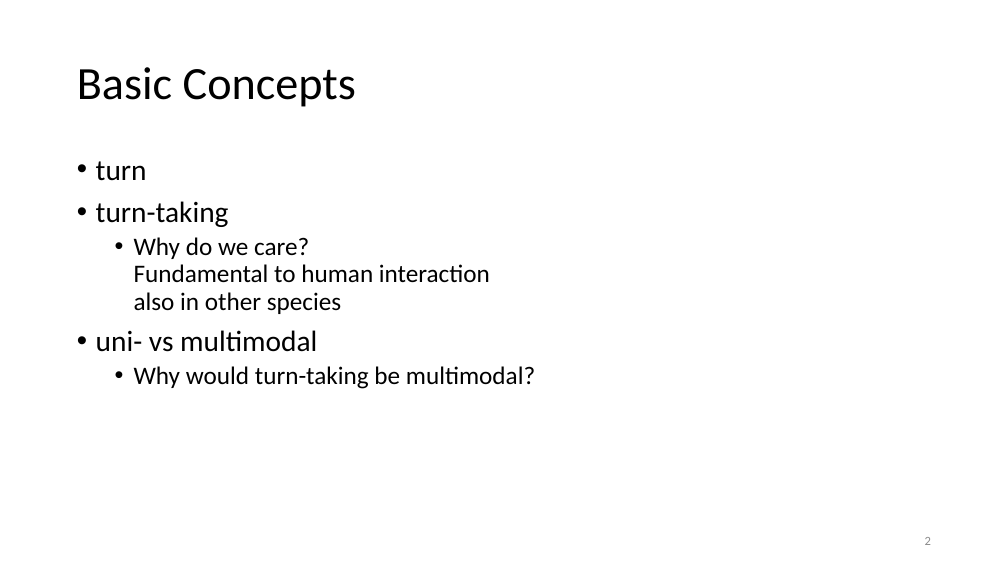
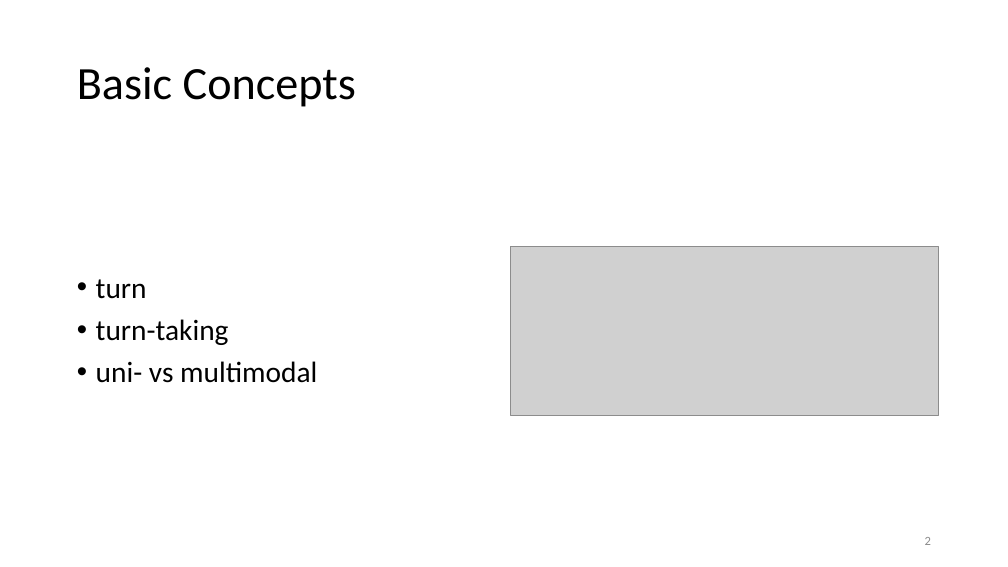
Before and after one commit to prestoaghitato/BA_thesis, a slide deck: slide 2 of tex/beamer_dummy.pptx. Drawn at 1008x567 pixels with LibreOffice and Linux fonts; fonts in the diff are those of the drawing; grey boxes stand for pictures. Boxes give left, top, right and bottom in pixels: in the first picture for what was removed or moved away, otherwise in the second. Text is boxed around its words. In the diff, an @@ line names an element or a change of style, - is before the commit and + after.

```diff
--- a/tex/beamer_dummy.pptx
+++ b/tex/beamer_dummy.pptx
@@ text "turn" at [96,279,317,383]: vertical alignment top to middle @@
@@ text at [134,237,490,314]: paragraph removed @@
-  • Why do we care?
-    Fundamental to human interaction
-    also in other species
@@ picture added at [510,247,939,415] @@
@@ text at [134,366,535,389]: paragraph removed @@
-  • Why would turn-taking be multimodal?
```
Also in this commit, not shown: 2 other slides changed, 6 slides added, 5 slides removed, 7 other files.
